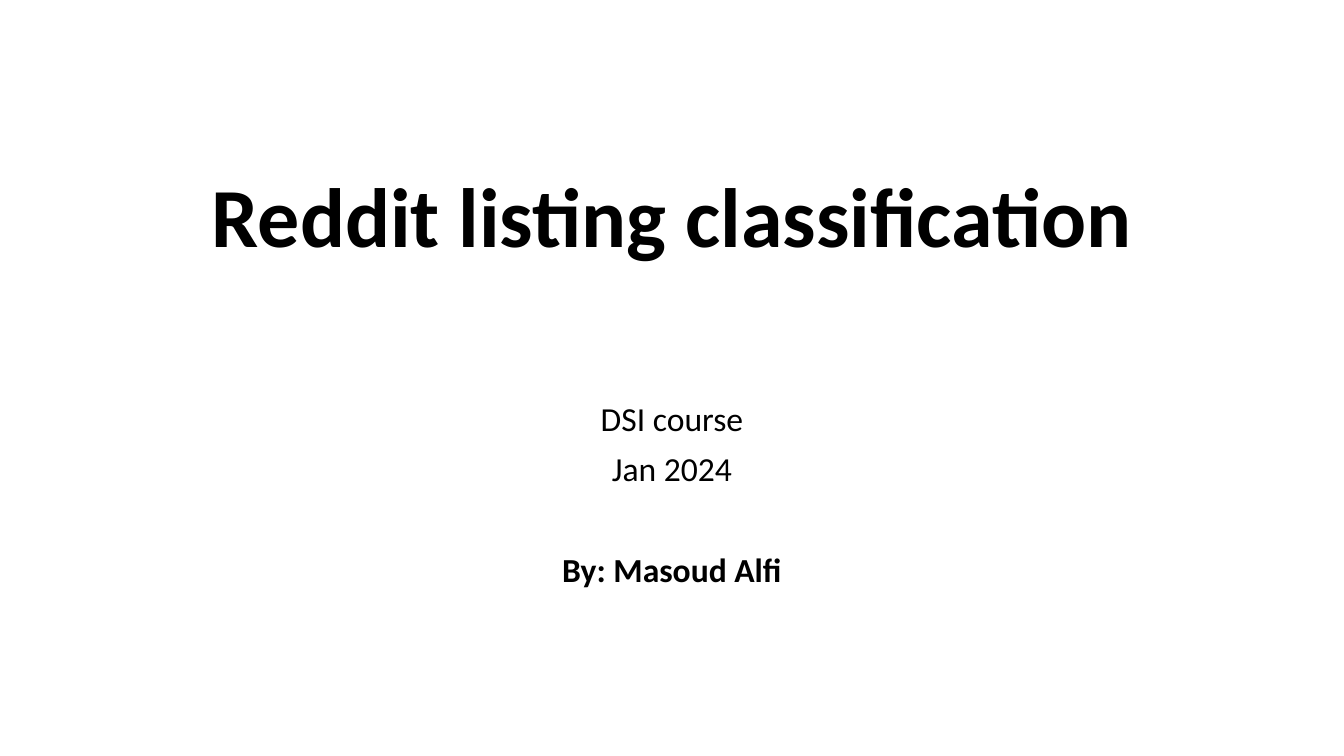
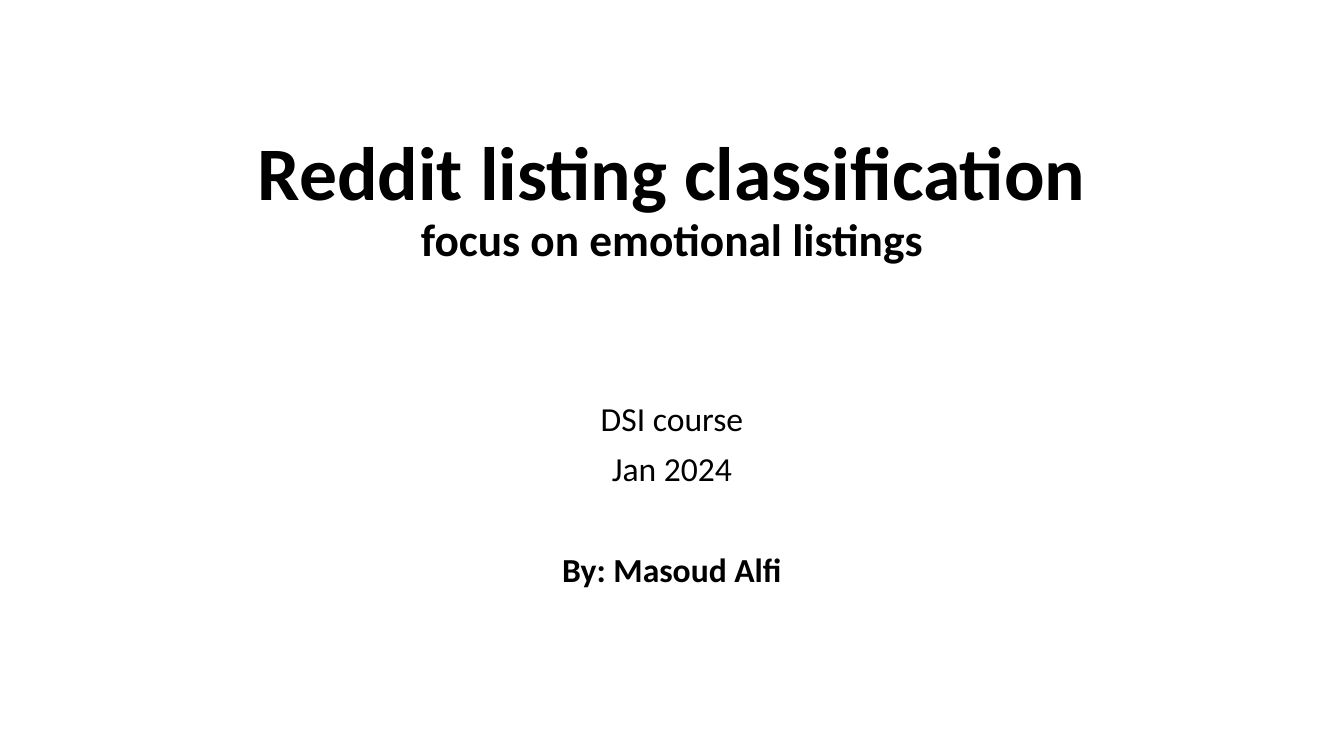
Before and after one commit to malfii/reddit_listing_classification, a slide deck: slide 1 of presentation/Alfi_project3_subreddit_classification.pptx. Drawn at 1344x756 pixels with LibreOffice and Linux fonts; fonts in the diff are those of the drawing; background and template pictures are left out. Boxes give left, top, right and bottom in pixels: in the first picture for what was removed or moved away, otherwise in the second. Text is boxed around its words. In the diff, an @@ line names an element or a change of style, - is before the commit and + after.

```diff
--- a/presentation/Alfi_project3_subreddit_classification.pptx
+++ b/presentation/Alfi_project3_subreddit_classification.pptx
@@ title at box(258, 147, 1085, 264): text changed; size 60 to 54 pt @@
-Reddit listing classification
+Reddit listing classification
+focus on emotional listings
```
Also in this commit, not shown: 1 other slide changed.
